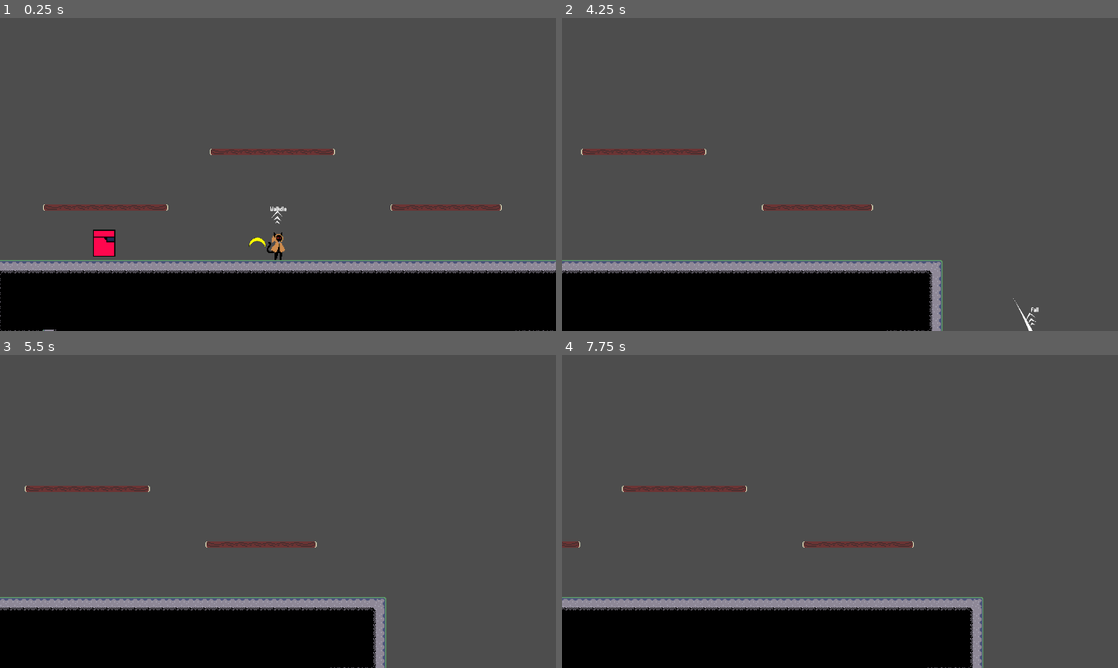
Above: before the commit, frames 1-4 (two rows, left to right).
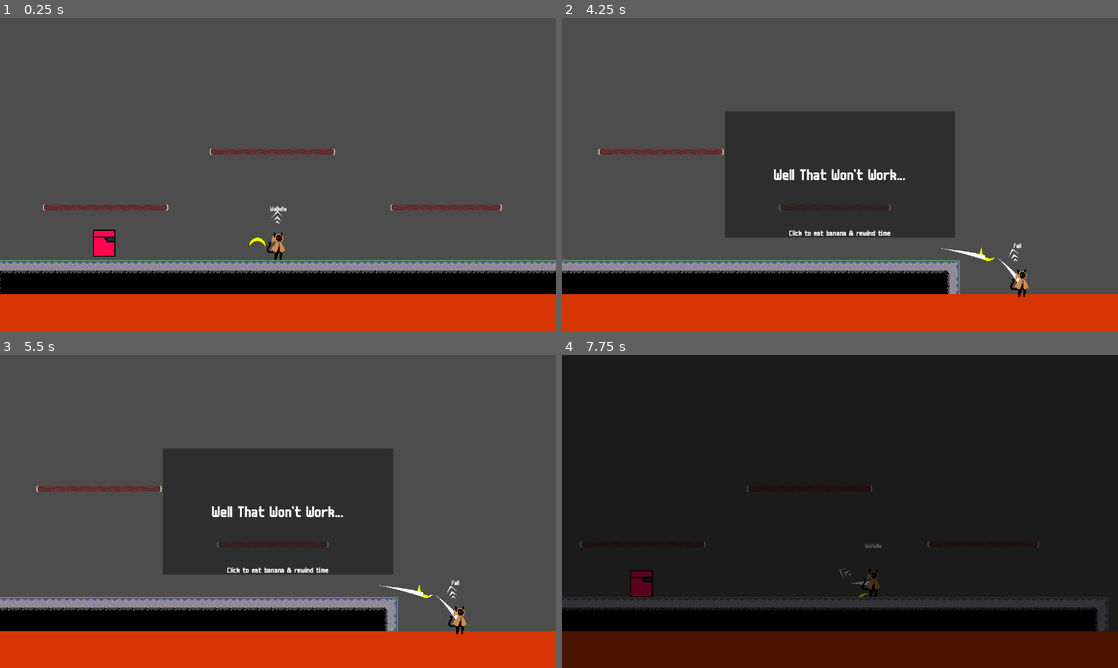
Above: after the commit, the same moments.

Repository: DinoStarBros/TimeTravelBananaJameGam
Game: Godot game, scene res://Screens/Arena/arena.tscn
Same seed, same stepped clock (60 frames per second), same inputs: the game is played once before the commit and once after it. The engine's default icon, where the game draws it, is replaced by a stand-in: a white triangle on a blue panel in a dark square.
Inputs (mouse positions are in pixels of both pictures, inside the frame that each line leads up to):
- Up to frame 1 (0.25 s): no input
- Up to frame 2 (4.25 s): move the mouse to (962, 158) at 0.52 s; hold D (right) 0.53-2.03 s; tap Shift (dash) at 0.6, 2.85 s; tap Space (jump) at 0.77, 1.52, 3.02, 3.77 s; move the mouse to (728, 190) at 1.27 s; click (728, 190) at 1.35 s; move the mouse to (895, 105) at 2.02 s; hold A (left) 2.03-2.78 s; hold Right mouse button (right_click) 2.03-2.78 s; move the mouse to (812, 237) at 2.77 s; hold D (right) from 2.78 s (still down); move the mouse to (1006, 221) at 3.52 s; click (1006, 221) at 3.6 s
- Up to frame 3 (5.5 s): tap Enter at 4.25, 5 s; move the mouse to (111, 464) at 4.27 s; release D (right) at 4.28 s; hold A (left) 4.28-5.03 s; right-click (111, 464) at 4.35 s; tap Space (jump) at 4.52 s; move the mouse to (305, 511) at 5.02 s; hold D (right) from 5.03 s (still down); tap Shift (dash) at 5.1 s
- Up to frame 4 (7.75 s): tap Enter at 5.75 s; move the mouse to (756, 433) at 5.77 s; release D (right) at 5.78 s; hold A (left) 5.78-7.28 s; click (756, 433) at 5.85 s; tap Space (jump) at 6.02, 6.77, 7.52 s; move the mouse to (962, 495) at 6.52 s; hold Right mouse button (right_click) 6.53-7.28 s; move the mouse to (728, 527) at 7.27 s; hold D (right) from 7.28 s (still down); tap Shift (dash) at 7.35 s

The runs differ from the first frame. In frame 1, 12% of the frame differs, in the area x 0-100%, y 88-100%; in frame 2, 30%; in frame 3, 30%; in frame 4, 95%, in the area x 0-100%, y 0-100%.

Commit message:
arena hazaaard

Diff:
--- a/Scenes/ArenaHazard/arena_hazard.gd
+++ /dev/null
@@ -1 +0,0 @@
-extends Area2D
--- a/Scenes/ArenaHazard/arena_hazard.tscn
+++ /dev/null
@@ -1,6 +0,0 @@
-[gd_scene format=3 uid="uid://xwrm1hse6pjd"]
-
-[ext_resource type="Script" uid="uid://t0ugb8j6wkqc" path="res://Scenes/ArenaHazard/arena_hazard.gd" id="1_g3at5"]
-
-[node name="ArenaHazard" type="Area2D" unique_id=882703594]
-script = ExtResource("1_g3at5")
--- a/Screens/Arena/arena.tscn
+++ b/Screens/Arena/arena.tscn
@@ -4,8 +4,11 @@
 [ext_resource type="TileSet" uid="uid://bn76myqkh0j7i" path="res://placeholder_tiles.tres" id="2_bft7o"]
 [ext_resource type="PackedScene" uid="uid://ccpt3ulk0uvgf" path="res://Entities/Player/player.tscn" id="3_wey4k"]
 [ext_resource type="Script" uid="uid://dt7cm1xlfpp7q" path="res://Entities/Player/camera.gd" id="4_n7pir"]
-[ext_resource type="PackedScene" uid="uid://xwrm1hse6pjd" path="res://Scenes/ArenaHazard/arena_hazard.tscn" id="5_3lrh3"]
 [ext_resource type="PackedScene" uid="uid://c8446codes0tq" path="res://Entities/Chaser/chaser.tscn" id="6_afj85"]
+[ext_resource type="PackedScene" uid="uid://cmd1vlynxp72q" path="res://Components/HitboxComponent/hitbox_component.tscn" id="6_f8dps"]
+
+[sub_resource type="RectangleShape2D" id="RectangleShape2D_afj85"]
+size = Vector2(3358, 292.315)
 
 [node name="Arena" type="Node2D" unique_id=651972874]
 script = ExtResource("1_w8ma2")
@@ -22,9 +25,20 @@
 position = Vector2(634, 379)
 script = ExtResource("4_n7pir")
 
-[node name="ArenaHazard" parent="." unique_id=882703594 instance=ExtResource("5_3lrh3")]
-collision_layer = 0
-collision_mask = 0
-
 [node name="Chaser" parent="." unique_id=1729735331 instance=ExtResource("6_afj85")]
 position = Vector2(237, 508)
+
+[node name="HitboxComponent" parent="." unique_id=1415980216 instance=ExtResource("6_f8dps")]
+position = Vector2(640, 665.685)
+collision_mask = 4
+
+[node name="hitbarane" type="CollisionShape2D" parent="HitboxComponent" unique_id=768113637]
+position = Vector2(0, 136.15753)
+shape = SubResource("RectangleShape2D_afj85")
+
+[node name="ColorRect" type="ColorRect" parent="HitboxComponent" unique_id=1520123870]
+offset_left = -1647.0
+offset_top = -11.684998
+offset_right = 1651.0
+offset_bottom = 356.315
+color = Color(0.8392157, 0.20392157, 0, 1)
Not shown, removed: Scenes/ArenaHazard/arena_hazard.gd.uid
